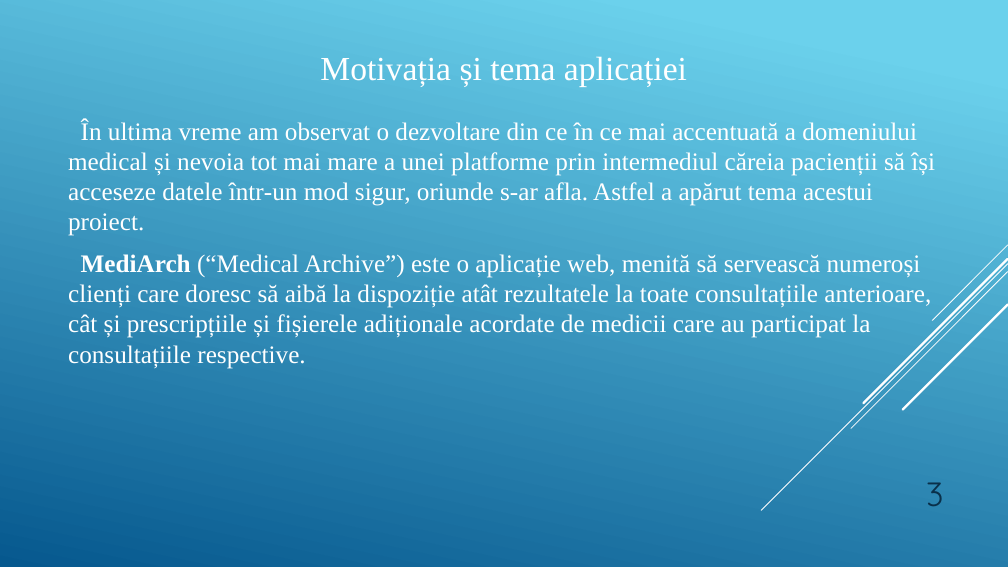
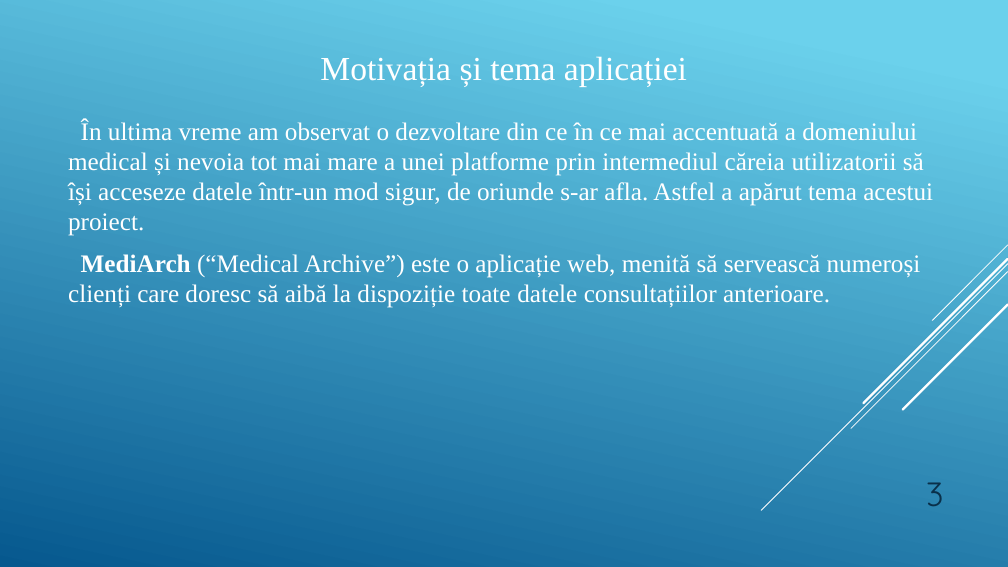
Before and after one commit to GeorgeMorosanu/MediArch_Public, a slide deck: slide 3 of Licenta2018MoroșanuGeorgeCosmin/MediArch.pptx (slide 4 before the commit). Drawn at 1008x567 pixels with LibreOffice and Linux fonts; fonts in the diff are those of the drawing. Boxes give left, top, right and bottom in pixels: in the first picture for what was removed or moved away, otherwise in the second. Text is boxed around its words. In the diff, an @@ line names an element or a change of style, - is before the commit and + after.

```diff
--- a/Licenta2018MoroșanuGeorgeCosmin/MediArch.pptx
+++ b/Licenta2018MoroșanuGeorgeCosmin/MediArch.pptx
@@ text at bbox=[68, 120, 933, 308]: text changed @@
-În ultima vreme am observat o dezvoltare din ce în ce mai accentuată a domeniului medical și nevoia tot mai mare a unei platforme prin intermediul căreia pacienții să își acceseze datele într-un mod sigur, oriunde s-ar afla. Astfel a apărut tema acestui proiect.
-MediArch (“Medical Archive”) este o aplicație web, menită să servească numeroși clienți care doresc să aibă la dispoziție atât rezultatele la toate consultațiile anterioare, cât și prescripțiile și fișierele adiționale acordate de medicii care au participat la consultațiile respective.
+În ultima vreme am observat o dezvoltare din ce în ce mai accentuată a domeniului medical și nevoia tot mai mare a unei platforme prin intermediul căreia utilizatorii să își acceseze datele într-un mod sigur, de oriunde s-ar afla. Astfel a apărut tema acestui proiect.
+MediArch (“Medical Archive”) este o aplicație web, menită să servească numeroși clienți care doresc să aibă la dispoziție toate datele consultațiilor anterioare.
```
Also in this commit, not shown: 4 other slides changed, 1 slide added, 1 slide removed, 12 other files.
